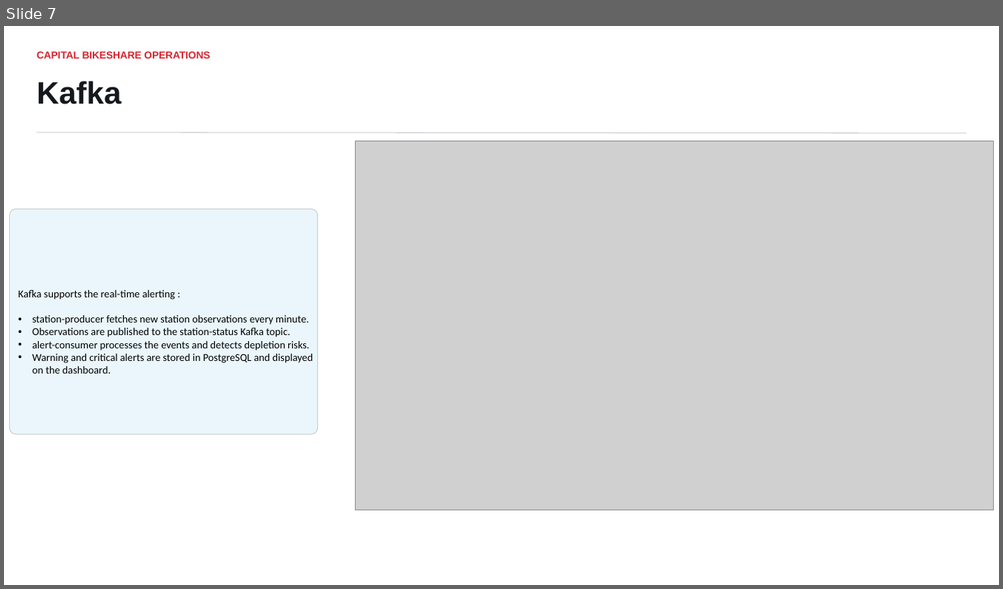
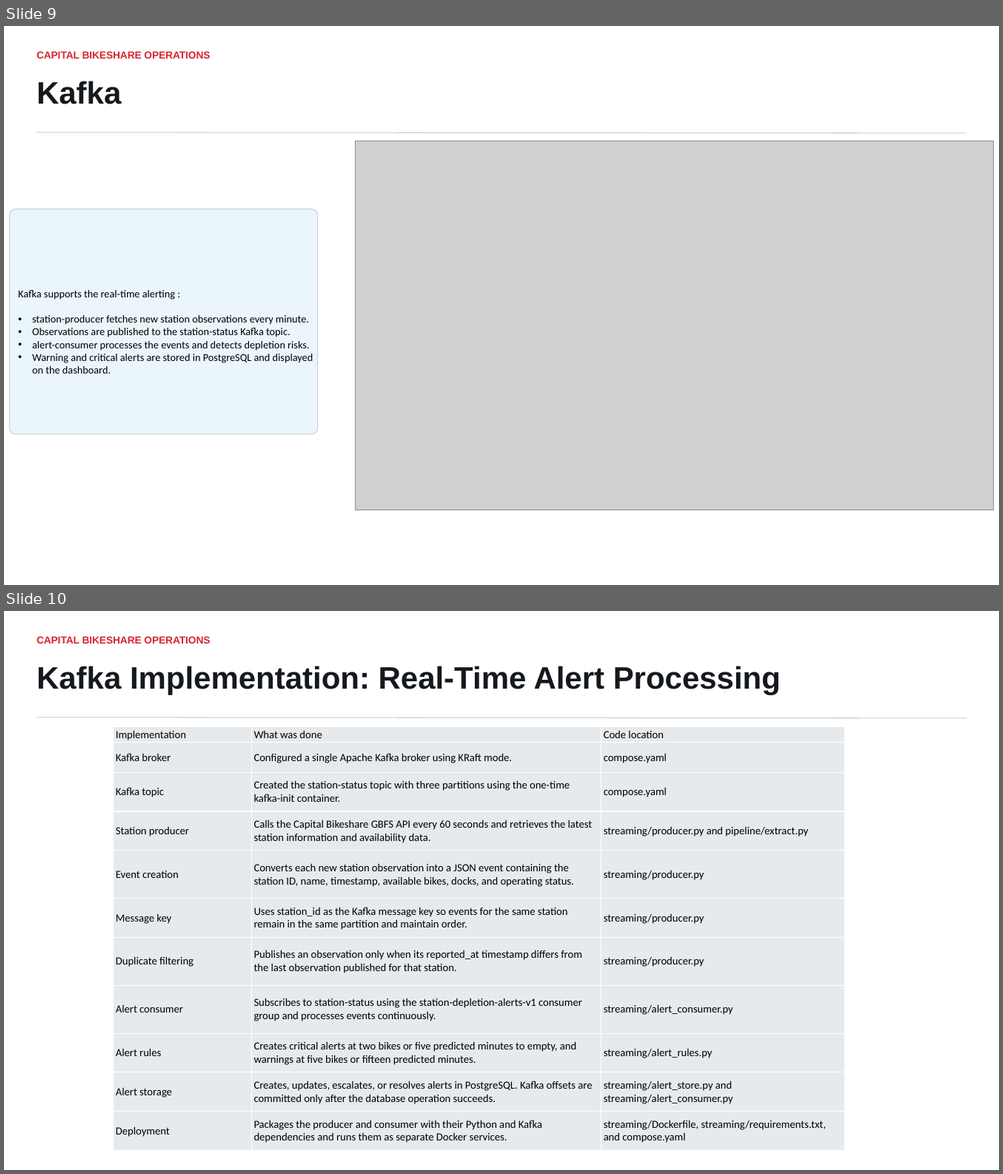
Before and after one commit to EyasuTes/Shared-Bikes-App, a slide deck: capital_bikeshare_operations_platform.pptx. Shown one above the other, each under a label of ours: slide 7 before the commit, slides 9 and 10 after it. The pictures are 1003x589 and 1003x1174 pixels, drawn with LibreOffice and Linux fonts; fonts in the diff are those of the drawing; grey boxes stand for pictures. Boxes give left, top, right and bottom in pixels: in the first picture for what was removed or moved away, otherwise in the second. Text is boxed around its words. In the diff, an @@ line names an element or a change of style, - is before the commit and + after.

Commit message:
docs: update project presentation with implementation details

```diff
--- a/capital_bikeshare_operations_platform.pptx
+++ b/capital_bikeshare_operations_platform.pptx
@@ slide 10 added at (4,611,999,1170), background #FFFFFF @@
@@ text added at (37,636,210,644), 9.8 pt, text #D9232E, bold @@
+CAPITAL BIKESHARE OPERATIONS
@@ text added at (37,666,780,695), 30 pt, text #15191D, bold @@
+Kafka Implementation: Real-Time Alert Processing
@@ line added from (37, 718) to (967, 718), #C9CED2 0.75 pt @@
@@ table added at (113,726,845,1150), 11 rows, 3 columns @@
+Implementation | What was done | Code location
+Kafka broker | Configured a single Apache Kafka broker using KRaft mode. | compose.yaml
+Kafka topic | Created the station-status topic with three partitions using the one-time kafka-init container. | compose.yaml
+Station producer | Calls the Capital Bikeshare GBFS API every 60 seconds and retrieves the latest station information and availability data. | streaming/producer.py and pipeline/extract.py
+Event creation | Converts each new station observation into a JSON event containing the station ID, name, timestamp, available bikes, docks, and operating status. | streaming/producer.py
+Message key | Uses station_id as the Kafka message key so events for the same station remain in the same partition and maintain order. | streaming/producer.py
+Duplicate filtering | Publishes an observation only when its reported_at timestamp differs from the last observation published for that station. | streaming/producer.py
+Alert consumer | Subscribes to station-status using the station-depletion-alerts-v1 consumer group and processes events continuously. | streaming/alert_consumer.py
+Alert rules | Creates critical alerts at two bikes or five predicted minutes to empty, and warnings at five bikes or fifteen predicted minutes. | streaming/alert_rules.py
+Alert storage | Creates, updates, escalates, or resolves alerts in PostgreSQL. Kafka offsets are committed only after the database operation succeeds. | streaming/alert_store.py and streaming/alert_consumer.py
+Deployment | Packages the producer and consumer with their Python and Kafka dependencies and runs them as separate Docker services. | streaming/Dockerfile, streaming/requirements.txt, and compose.yaml
@@ what was slide 7 is now slide 9 @@
```
Also in this commit, not shown: 3 slides changed, 6 other slides added, 1 slide removed.
